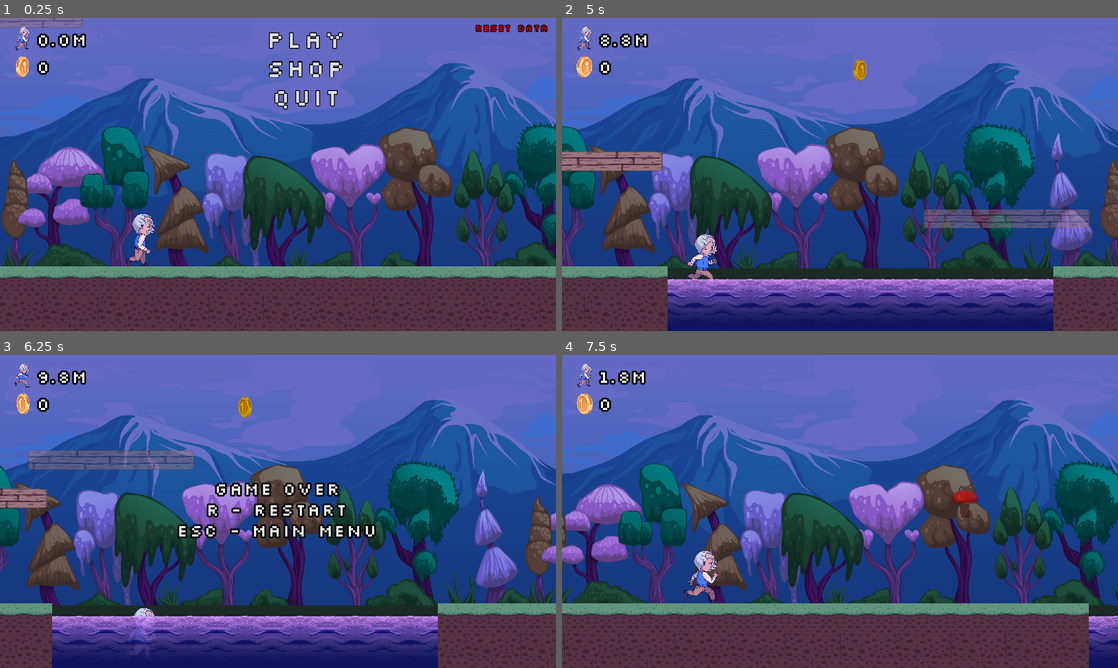
Above: before the commit, frames 1-4 (two rows, left to right).
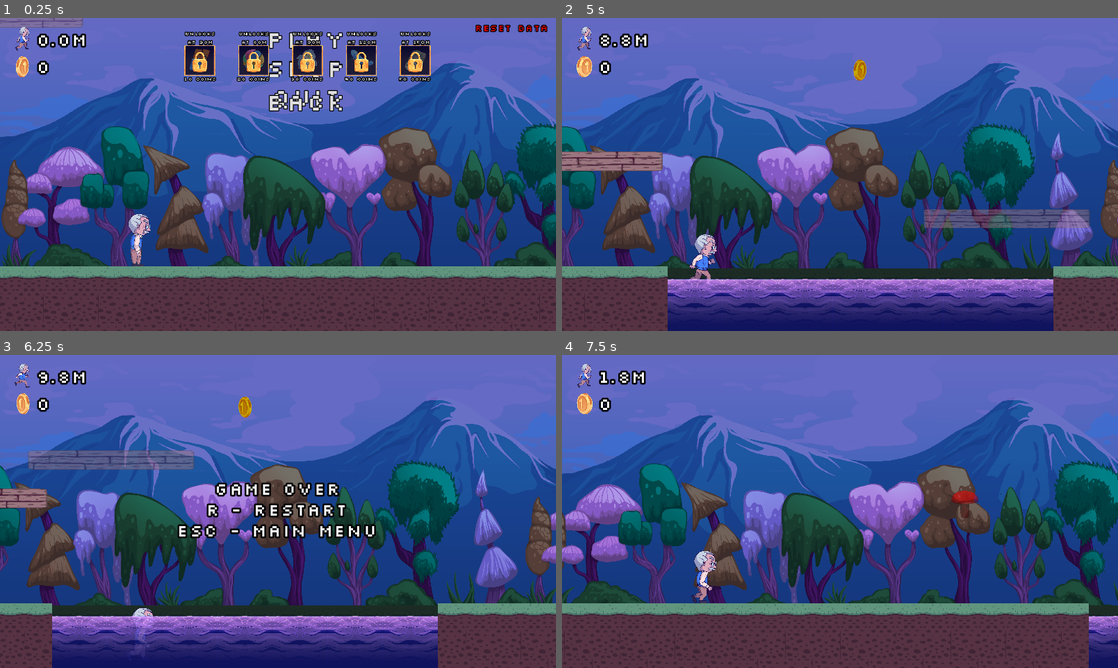
Above: after the commit, the same moments.

Repository: senseibobo/gmtk2023
Game: Godot game, scene res://game/game.tscn
Same seed, same stepped clock (60 frames per second), same inputs: the game is played once before the commit and once after it.
Inputs (mouse positions are in pixels of both pictures, inside the frame that each line leads up to):
- Up to frame 1 (0.25 s): no input
- Up to frame 2 (5 s): click "Play" at 0.5 s; move the mouse to (962, 158) at 1.27 s; click (962, 158) at 1.35 s; tap S (select_jump_platform) at 1.52, 2.27, 3.77, 4.52 s; move the mouse to (728, 190) at 2.02 s; tap Space (select_next_platform) at 2.1, 4.35 s; move the mouse to (895, 105) at 2.77 s; hold D (select_regular_platform) 2.78-3.53 s; move the mouse to (812, 237) at 3.52 s; click (812, 237) at 3.6 s; move the mouse to (1006, 221) at 4.27 s
- Up to frame 3 (6.25 s): move the mouse to (111, 464) at 5.02 s; tap D (select_regular_platform) at 5.1 s; tap S (select_jump_platform) at 5.27 s; tap Enter at 5.75 s; move the mouse to (305, 511) at 5.77 s; click (305, 511) at 5.85 s
- Up to frame 4 (7.5 s): tap R (restart) at 6.5 s; move the mouse to (756, 433) at 6.52 s; tap Space (select_next_platform) at 6.6 s; tap S (select_jump_platform) at 6.77 s; move the mouse to (962, 495) at 7.27 s; hold D (select_regular_platform) from 7.28 s (still down)

The runs differ from the first frame. In frame 1, 4.8% of the frame differs, in the area x 22-78%, y 4-80%; in frame 2, 0.1%; in frame 3, 0.1%; in frame 4, 0.4%.

Commit message:
idle frame and icons for shop

Diff:
--- a/game/game.tscn
+++ b/game/game.tscn
@@ -12,8 +12,13 @@
 [ext_resource type="Texture2D" uid="uid://qdqch3iss41s" path="res://game/world/lava_tiles_2.png" id="10_8yw3b"]
 [ext_resource type="Texture2D" uid="uid://hi57b7km05lt" path="res://game/world/coin_animation.png" id="11_0o877"]
 [ext_resource type="Texture2D" uid="uid://cevl5o6xrdy0g" path="res://ui/shop_bg.png" id="11_7up5p"]
+[ext_resource type="Texture2D" uid="uid://cnby8novmrdms" path="res://ui/cokoladica.png" id="11_gc30c"]
 [ext_resource type="Texture2D" uid="uid://d1onfbc3nw840" path="res://game/hero/grandpa_animation_sheet.png" id="12_jc18m"]
 [ext_resource type="Texture2D" uid="uid://6bacghi3tod4" path="res://ui/lock.png" id="12_ruv2x"]
+[ext_resource type="Texture2D" uid="uid://cy3toho6ysnuh" path="res://ui/lopta.png" id="14_xrx60"]
+[ext_resource type="Texture2D" uid="uid://5qpoln8fogfo" path="res://ui/pingvinko.png" id="15_qlqnd"]
+[ext_resource type="Texture2D" uid="uid://64xyp1c5dscb" path="res://ui/skejt.png" id="16_34cbj"]
+[ext_resource type="Texture2D" uid="uid://b643bj2cb2ftq" path="res://ui/nintendo.png" id="17_t7isj"]
 
 [sub_resource type="SegmentShape2D" id="SegmentShape2D_rpryy"]
 a = Vector2(0.5, -0.384615)
@@ -269,7 +274,6 @@
 text = "RESET DATA"
 
 [node name="ShopMenu" type="VBoxContainer" parent="Menu"]
-visible = false
 anchors_preset = 5
 anchor_left = 0.5
 anchor_right = 0.5
@@ -292,7 +296,6 @@
 custom_minimum_size = Vector2(32, 32)
 layout_mode = 2
 disabled = true
-icon = ExtResource("10_8yw3b")
 icon_alignment = 1
 expand_icon = true
 
@@ -324,6 +327,21 @@
 grow_horizontal = 2
 grow_vertical = 2
 texture = ExtResource("11_7up5p")
+expand_mode = 1
+
+[node name="Item" type="TextureRect" parent="Menu/ShopMenu/Items/Item1/Control"]
+show_behind_parent = true
+layout_mode = 1
+anchors_preset = -1
+anchor_right = 1.0
+anchor_bottom = 1.0
+offset_left = 6.0
+offset_top = 6.0
+offset_right = -6.0
+offset_bottom = -6.0
+grow_horizontal = 2
+grow_vertical = 2
+texture = ExtResource("11_gc30c")
 expand_mode = 1
 
 [node name="Label" type="Label" parent="Menu/ShopMenu/Items/Item1/Control"]
@@ -417,6 +435,21 @@
 texture = ExtResource("11_7up5p")
 expand_mode = 1
 
+[node name="Item" type="TextureRect" parent="Menu/ShopMenu/Items/Item2/Control"]
+show_behind_parent = true
+layout_mode = 1
+anchors_preset = -1
+anchor_right = 1.0
+anchor_bottom = 1.0
+offset_left = 6.0
+offset_top = 6.0
+offset_right = -6.0
+offset_bottom = -6.0
+grow_horizontal = 2
+grow_vertical = 2
+texture = ExtResource("14_xrx60")
+expand_mode = 1
+
 [node name="Label" type="Label" parent="Menu/ShopMenu/Items/Item2/Control"]
 layout_mode = 1
 anchors_preset = 5
@@ -509,6 +542,21 @@
 texture = ExtResource("11_7up5p")
 expand_mode = 1
 
+[node name="Item" type="TextureRect" parent="Menu/ShopMenu/Items/Item3/Control"]
+show_behind_parent = true
+layout_mode = 1
+anchors_preset = -1
+anchor_right = 1.0
+anchor_bottom = 1.0
+offset_left = 6.0
+offset_top = 6.0
+offset_right = -6.0
+offset_bottom = -6.0
+grow_horizontal = 2
+grow_vertical = 2
+texture = ExtResource("15_qlqnd")
+expand_mode = 1
+
 [node name="Label" type="Label" parent="Menu/ShopMenu/Items/Item3/Control"]
 layout_mode = 1
 anchors_preset = 5
@@ -601,6 +649,21 @@
 texture = ExtResource("11_7up5p")
 expand_mode = 1
 
+[node name="Item" type="TextureRect" parent="Menu/ShopMenu/Items/Item4/Control"]
+show_behind_parent = true
+layout_mode = 1
+anchors_preset = -1
+anchor_right = 1.0
+anchor_bottom = 1.0
+offset_left = 6.0
+offset_top = 6.0
+offset_right = -6.0
+offset_bottom = -6.0
+grow_horizontal = 2
+grow_vertical = 2
+texture = ExtResource("16_34cbj")
+expand_mode = 1
+
 [node name="Label" type="Label" parent="Menu/ShopMenu/Items/Item4/Control"]
 layout_mode = 1
 anchors_preset = 5
@@ -693,6 +756,21 @@
 texture = ExtResource("11_7up5p")
 expand_mode = 1
 
+[node name="Item" type="TextureRect" parent="Menu/ShopMenu/Items/Item5/Control"]
+show_behind_parent = true
+layout_mode = 1
+anchors_preset = -1
+anchor_right = 1.0
+anchor_bottom = 1.0
+offset_left = 6.0
+offset_top = 6.0
+offset_right = -6.0
+offset_bottom = -6.0
+grow_horizontal = 2
+grow_vertical = 2
+texture = ExtResource("17_t7isj")
+expand_mode = 1
+
 [node name="Label" type="Label" parent="Menu/ShopMenu/Items/Item5/Control"]
 layout_mode = 1
 anchors_preset = 5
--- a/game/hero/Hero.gd
+++ b/game/hero/Hero.gd
@@ -31,6 +31,10 @@
 	timer.start(0.5)
 	timer.timeout.connect(footstep)
 	Global.hero = self
+	Global.game_started_signal.connect(start)
+
+func start():
+	$AnimatedSprite2D.play("default")
 
 func footstep():
 	if $RayCast2D.is_colliding():
--- a/game/hero/Hero.tscn
+++ b/game/hero/Hero.tscn
@@ -1,11 +1,20 @@
-[gd_scene load_steps=13 format=3 uid="uid://mcdv3twmuodh"]
+[gd_scene load_steps=14 format=3 uid="uid://mcdv3twmuodh"]
 
 [ext_resource type="Script" path="res://game/hero/Hero.gd" id="1_tf3s2"]
 [ext_resource type="Texture2D" uid="uid://d1onfbc3nw840" path="res://game/hero/grandpa_animation_sheet.png" id="2_0ey4v"]
+[ext_resource type="Texture2D" uid="uid://cwmcmw0v4wmdd" path="res://ui/dekica_still.png" id="3_f76d1"]
 
 [sub_resource type="CapsuleShape2D" id="CapsuleShape2D_txxm6"]
 radius = 16.0
 height = 60.0
+
+[sub_resource type="AtlasTexture" id="AtlasTexture_fwpt3"]
+atlas = ExtResource("2_0ey4v")
+region = Rect2(3840, 0, 640, 960)
+
+[sub_resource type="AtlasTexture" id="AtlasTexture_iqxur"]
+atlas = ExtResource("2_0ey4v")
+region = Rect2(4480, 0, 640, 960)
 
 [sub_resource type="AtlasTexture" id="AtlasTexture_6gxf8"]
 atlas = ExtResource("2_0ey4v")
@@ -31,17 +40,15 @@
 atlas = ExtResource("2_0ey4v")
 region = Rect2(3200, 0, 640, 960)
 
-[sub_resource type="AtlasTexture" id="AtlasTexture_fwpt3"]
-atlas = ExtResource("2_0ey4v")
-region = Rect2(3840, 0, 640, 960)
-
-[sub_resource type="AtlasTexture" id="AtlasTexture_iqxur"]
-atlas = ExtResource("2_0ey4v")
-region = Rect2(4480, 0, 640, 960)
-
 [sub_resource type="SpriteFrames" id="SpriteFrames_fk5pa"]
 animations = [{
 "frames": [{
+"duration": 1.0,
+"texture": SubResource("AtlasTexture_fwpt3")
+}, {
+"duration": 1.0,
+"texture": SubResource("AtlasTexture_iqxur")
+}, {
 "duration": 1.0,
 "texture": SubResource("AtlasTexture_6gxf8")
 }, {
@@ -59,16 +66,18 @@
 }, {
 "duration": 1.0,
 "texture": SubResource("AtlasTexture_41sqh")
-}, {
-"duration": 1.0,
-"texture": SubResource("AtlasTexture_fwpt3")
-}, {
-"duration": 1.0,
-"texture": SubResource("AtlasTexture_iqxur")
 }],
 "loop": true,
 "name": &"default",
 "speed": 9.0
+}, {
+"frames": [{
+"duration": 1.0,
+"texture": ExtResource("3_f76d1")
+}],
+"loop": true,
+"name": &"idle",
+"speed": 5.0
 }]
 
 [node name="Hero" type="CharacterBody2D" groups=["Player"]]
@@ -82,7 +91,7 @@
 [node name="AnimatedSprite2D" type="AnimatedSprite2D" parent="."]
 scale = Vector2(0.064, 0.064)
 sprite_frames = SubResource("SpriteFrames_fk5pa")
-autoplay = "default"
+autoplay = "idle"
 
 [node name="RayCast2D" type="RayCast2D" parent="."]
 target_position = Vector2(0, 36)
Not shown: 1 places in game/game.tscn that only renumber resources
Binary file added: ui/cokoladica.png
Not shown, added: ui/cokoladica.png.import
Binary file added: ui/dekica_still.png
Not shown, added: ui/dekica_still.png.import
Binary file added: ui/lopta.png
Not shown, added: ui/lopta.png.import
Binary file added: ui/nintendo.png
Not shown, added: ui/nintendo.png.import
Binary file added: ui/pingvinko.png
Not shown, added: ui/pingvinko.png.import
Binary file added: ui/skejt.png
(and 1 more such lines)
